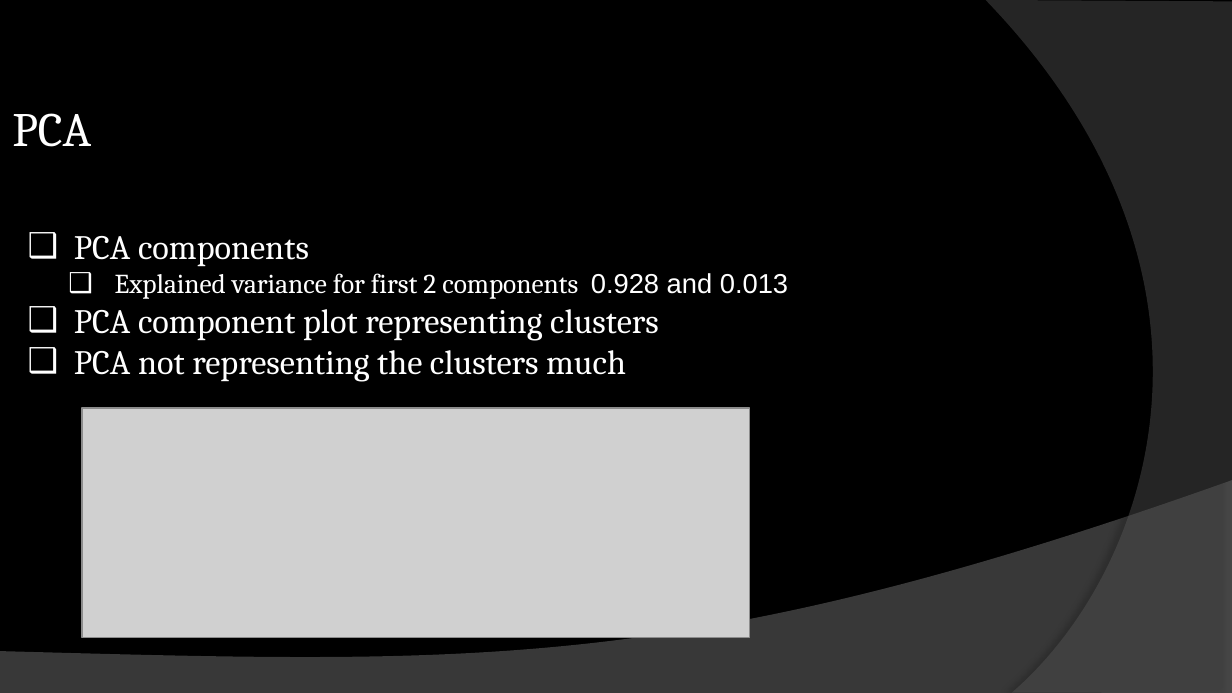
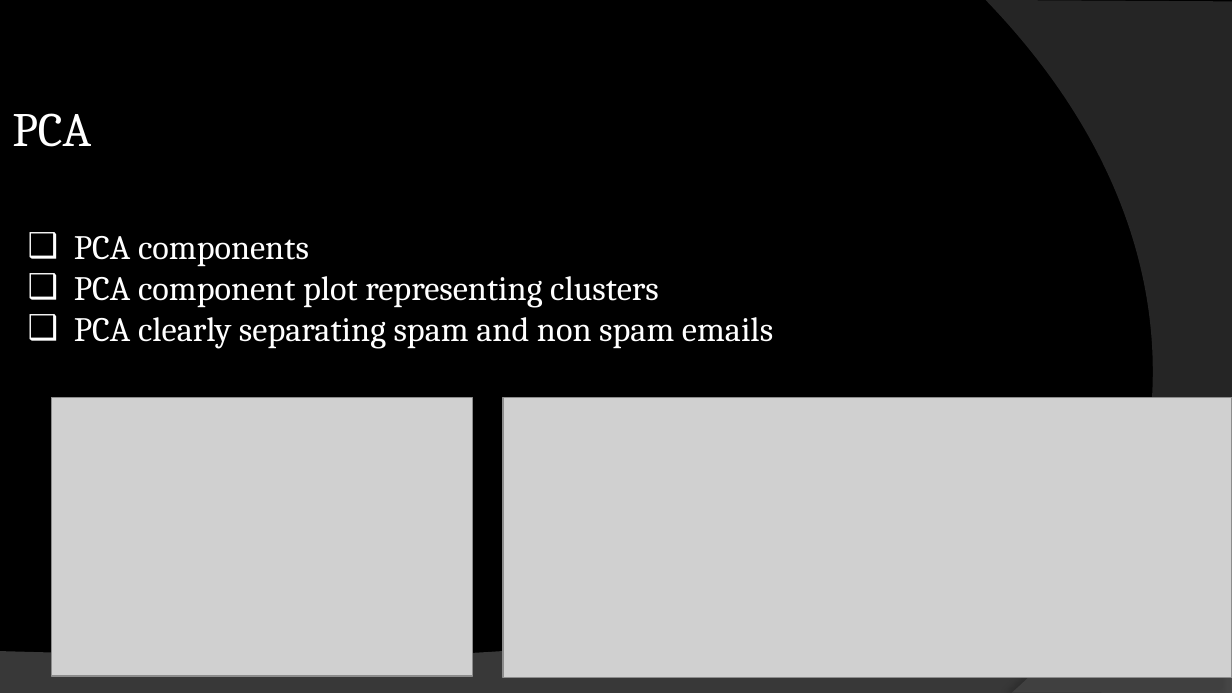
Before and after one commit to krupakar010/DATA-401, a slide deck: slide 6 of CapstoneIII_email_clustering.pptx. Drawn at 1232x693 pixels with LibreOffice and Linux fonts; fonts in the diff are those of the drawing; grey boxes stand for pictures; background and template pictures are left out. Boxes give left, top, right and bottom in pixels: in the first picture for what was removed or moved away, otherwise in the second. Text is boxed around its words. In the diff, an @@ line names an element or a change of style, - is before the commit and + after.

```diff
--- a/CapstoneIII_email_clustering.pptx
+++ b/CapstoneIII_email_clustering.pptx
@@ subtitle at [115, 273, 788, 299]: paragraph removed @@
-  ❑ Explained variance for first 2 components 0.928 and 0.013
@@ subtitle at [74, 317, 773, 349]: text changed @@
-❑ PCA not representing the clusters much
+❑ PCA clearly separating spam and non spam emails
@@ picture added at [52, 398, 473, 676] @@
@@ picture removed at [83, 408, 750, 637] @@
@@ picture added at [503, 398, 1232, 678] @@
```
Also in this commit, not shown: 5 other slides changed, 1 slide added.
